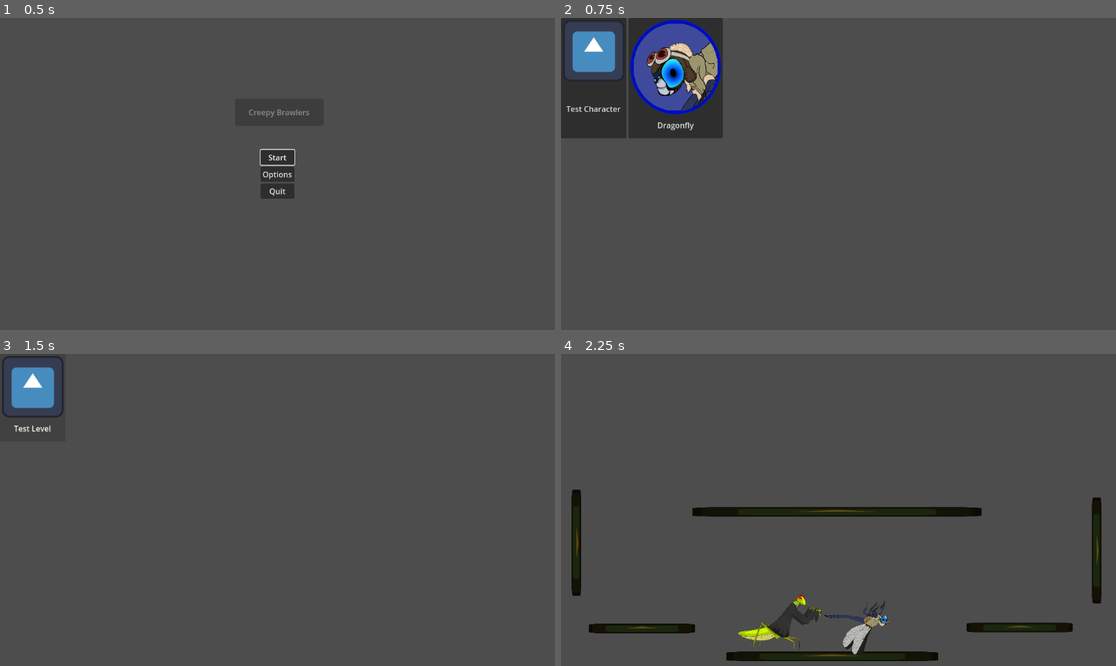
Above: before the commit, frames 1-4 (two rows, left to right).
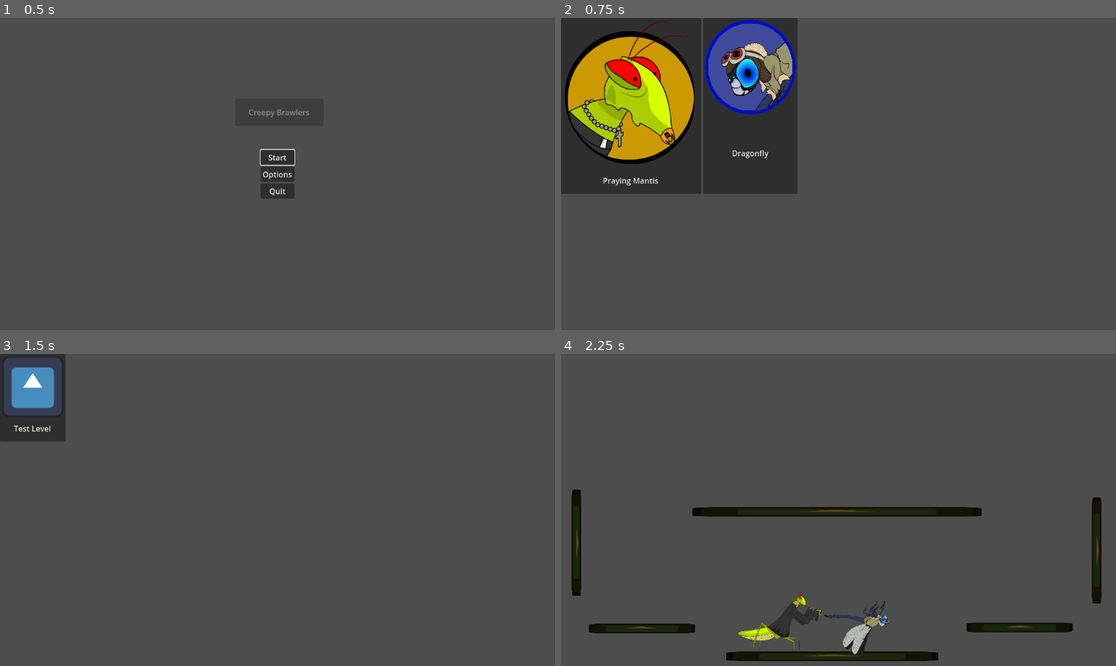
Above: after the commit, the same moments.

Repository: ragegaming23/Bug_Game
Game: Godot game, scene res://UI/menu.tscn
Same seed, same stepped clock (60 frames per second), same inputs: the game is played once before the commit and once after it. The engine's default icon, where the game draws it, is replaced by a stand-in: a white triangle on a blue panel in a dark square.
Inputs:
- Up to frame 1 (0.5 s): no input
- Up to frame 2 (0.75 s): click "Start" at 0.5 s
- Up to frame 3 (1.5 s): click "Test Character" (after the commit: "Praying Mantis") at 1.25 s
- Up to frame 4 (2.25 s): click "Test Level" at 2 s

Frame 1 is identical in both runs. In frame 2, 22% of the frame differs, in the area x 0-43%, y 0-57%; in frame 3, less than 0.1%; in frame 4, nothing differs.

Commit message:
more bones
gosh i love bones

Diff:
--- a/Praying Mantis/Praying_Mantis_Sprite_Sheet/Praying_Mantis_Scene.tscn
+++ b/Praying Mantis/Praying_Mantis_Sprite_Sheet/Praying_Mantis_Scene.tscn
@@ -1,17 +1,11 @@
-[gd_scene load_steps=3 format=3 uid="uid://cc17nm7lpoj78"]
-
-[ext_resource type="Texture2D" uid="uid://divm1nwem6dk8" path="res://Praying Mantis/Praying_Mantis_Sprite_Sheet/Praying_Mantis_idle-(1).png" id="1_82deu"]
+[gd_scene load_steps=2 format=3 uid="uid://cc17nm7lpoj78"]
+
 [ext_resource type="Texture2D" uid="uid://cvukibw8c8hrw" path="res://Praying Mantis/Praying_Mantis_Sprite_Sheet/Praying_Mantis_split.png" id="2_13j6u"]
 
 [node name="PrayingMantisScene" type="Node2D"]
 
-[node name="PrayingMantisIdle-(1)" type="Sprite2D" parent="."]
-modulate = Color(1, 1, 1, 0.380392)
-position = Vector2(28, -296)
-texture = ExtResource("1_82deu")
-metadata/_edit_lock_ = true
-
 [node name="Body_Parts" type="Node2D" parent="."]
+metadata/_edit_group_ = true
 metadata/_edit_lock_ = true
 
 [node name="neck" type="Polygon2D" parent="Body_Parts"]
@@ -19,221 +13,216 @@
 texture = ExtResource("2_13j6u")
 polygon = PackedVector2Array(840.163, 239.516, 850.753, 216.52, 860.645, 197.102, 870.531, 175.867, 842.708, 157.197, 826.965, 162.323, 805.729, 168.547, 785.592, 178.067, 771.313, 185.755, 765.454, 192.712, 776.436, 215.407, 811.585, 238.108)
 uv = PackedVector2Array(840.163, 239.516, 850.753, 216.52, 860.645, 197.102, 870.531, 175.867, 842.708, 157.197, 826.965, 162.323, 805.729, 168.547, 785.592, 178.067, 771.313, 185.755, 765.454, 192.712, 776.436, 215.407, 811.585, 238.108)
-metadata/_edit_lock_ = true
 
 [node name="backbicep" type="Polygon2D" parent="Body_Parts"]
 position = Vector2(-691, -799)
 texture = ExtResource("2_13j6u")
 polygon = PackedVector2Array(882.295, 545.575, 925.462, 555.935, 956.541, 517.949, 947.045, 480.826, 760.307, 343.037, 714.724, 405.714)
 uv = PackedVector2Array(882.295, 545.575, 925.462, 555.935, 956.541, 517.949, 947.045, 480.826, 760.307, 343.037, 714.724, 405.714)
-metadata/_edit_lock_ = true
 
 [node name="backwrist" type="Polygon2D" parent="Body_Parts"]
 position = Vector2(-789, -889)
 texture = ExtResource("2_13j6u")
 polygon = PackedVector2Array(986.029, 578.207, 1048.71, 466.433, 1065.42, 437.18, 1108.25, 458.072, 1124.97, 544.776, 1114.52, 600.141, 1087.36, 603.28, 1075.87, 553.138, 1033.04, 615.815)
 uv = PackedVector2Array(986.029, 578.207, 1048.71, 466.433, 1065.42, 437.18, 1108.25, 458.072, 1124.97, 544.776, 1114.52, 600.141, 1087.36, 603.28, 1075.87, 553.138, 1033.04, 615.815)
-metadata/_edit_lock_ = true
 
 [node name="Backknuckle" type="Polygon2D" parent="Body_Parts"]
 position = Vector2(-850, -899)
 texture = ExtResource("2_13j6u")
 polygon = PackedVector2Array(1132.61, 470.489, 1155.13, 451.728, 1181.4, 446.367, 1179.79, 472.098, 1163.71, 477.994, 1140.66, 494.076)
 uv = PackedVector2Array(1132.61, 470.489, 1155.13, 451.728, 1181.4, 446.367, 1179.79, 472.098, 1163.71, 477.994, 1140.66, 494.076)
-metadata/_edit_lock_ = true
 
 [node name="backpincer" type="Polygon2D" parent="Body_Parts"]
 position = Vector2(-898, -891)
 texture = ExtResource("2_13j6u")
 polygon = PackedVector2Array(1202.99, 443.819, 1236.73, 432.046, 1268.91, 527.012, 1234.38, 517.594)
 uv = PackedVector2Array(1202.99, 443.819, 1236.73, 432.046, 1268.91, 527.012, 1234.38, 517.594)
-metadata/_edit_lock_ = true
 
 [node name="backfoot2" type="Polygon2D" parent="Body_Parts"]
 position = Vector2(-568, -642)
 texture = ExtResource("2_13j6u")
 polygon = PackedVector2Array(324.56, 569.259, 351.363, 570.331, 348.147, 649.667, 335.817, 650.2, 328.313, 614.284)
 uv = PackedVector2Array(324.56, 569.259, 351.363, 570.331, 348.147, 649.667, 335.817, 650.2, 328.313, 614.284)
-metadata/_edit_lock_ = true
 
 [node name="Backthigh2" type="Polygon2D" parent="Body_Parts"]
 position = Vector2(-632, -640)
 texture = ExtResource("2_13j6u")
 polygon = PackedVector2Array(599.261, 489.258, 615.771, 494.565, 625.796, 485.131, 556.235, 411.1, 479.892, 359.729, 460.628, 371.145, 531.977, 437.499)
 uv = PackedVector2Array(599.261, 489.258, 615.771, 494.565, 625.796, 485.131, 556.235, 411.1, 479.892, 359.729, 460.628, 371.145, 531.977, 437.499)
-metadata/_edit_lock_ = true
 
 [node name="backknee2" type="Polygon2D" parent="Body_Parts"]
 position = Vector2(-603, -642)
 texture = ExtResource("2_13j6u")
 polygon = PackedVector2Array(437.59, 364.351, 465.304, 375.555, 419.28, 493.852, 385.093, 598.317, 353.754, 579.324, 381.298, 474.856)
 uv = PackedVector2Array(437.59, 364.351, 465.304, 375.555, 419.28, 493.852, 385.093, 598.317, 353.754, 579.324, 381.298, 474.856)
-metadata/_edit_lock_ = true
 
 [node name="underbelly" type="Polygon2D" parent="Body_Parts"]
 position = Vector2(-490, -361)
 texture = ExtResource("2_13j6u")
 polygon = PackedVector2Array(50.4562, 214.969, 105.821, 194.077, 182.078, 193.032, 279.228, 189.898, 363.842, 175.273, 481.884, 147.069, 486.063, 173.184, 443.233, 225.415, 383.69, 265.111, 298.031, 278.691, 183.123, 270.334, 69.2593, 240.04)
 uv = PackedVector2Array(50.4562, 214.969, 105.821, 194.077, 182.078, 193.032, 279.228, 189.898, 363.842, 175.273, 481.884, 147.069, 486.063, 173.184, 443.233, 225.415, 383.69, 265.111, 298.031, 278.691, 183.123, 270.334, 69.2593, 240.04)
-metadata/_edit_lock_ = true
 
 [node name="backhip" type="Polygon2D" parent="Body_Parts"]
 position = Vector2(-392, -518)
 texture = ExtResource("2_13j6u")
 polygon = PackedVector2Array(297.755, 340.737, 358.343, 313.577, 427.288, 310.443, 429.377, 337.603, 384.458, 398.191, 332.227, 430.574, 302.978, 375.21)
 uv = PackedVector2Array(297.755, 340.737, 358.343, 313.577, 427.288, 310.443, 429.377, 337.603, 384.458, 398.191, 332.227, 430.574, 302.978, 375.21)
-metadata/_edit_lock_ = true
 
 [node name="thorax" type="Polygon2D" parent="Body_Parts"]
 position = Vector2(-531, -309)
 texture = ExtResource("2_13j6u")
 polygon = PackedVector2Array(519.689, 19.4197, 539.31, 117.524, 407.446, 157.55, 265.39, 181.88, 118.123, 185.237, 51.0551, 146.708, 110.262, 104.621, 242.257, 88.9241, 354.265, 64.672, 437.743, 39.6999)
 uv = PackedVector2Array(519.689, 19.4197, 539.31, 117.524, 407.446, 157.55, 265.39, 181.88, 118.123, 185.237, 51.0551, 146.708, 110.262, 104.621, 242.257, 88.9241, 354.265, 64.672, 437.743, 39.6999)
-metadata/_edit_lock_ = true
 
 [node name="fronthip3" type="Polygon2D" parent="Body_Parts"]
 position = Vector2(-594, -594)
 texture = ExtResource("2_13j6u")
 polygon = PackedVector2Array(604.812, 436.884, 660.562, 425.627, 661.098, 474.408, 646.088, 488.345, 620.893, 467.439)
 uv = PackedVector2Array(604.812, 436.884, 660.562, 425.627, 661.098, 474.408, 646.088, 488.345, 620.893, 467.439)
-metadata/_edit_lock_ = true
 
 [node name="frontfoot2" type="Polygon2D" parent="Body_Parts"]
 position = Vector2(-649, -643)
 texture = ExtResource("2_13j6u")
 polygon = PackedVector2Array(820.743, 520.483, 837.498, 521.734, 841.913, 650.889, 832.151, 648.938, 824.096, 628.434)
 uv = PackedVector2Array(820.743, 520.483, 837.498, 521.734, 841.913, 650.889, 832.151, 648.938, 824.096, 628.434)
-metadata/_edit_lock_ = true
 
 [node name="frontknee2" type="Polygon2D" parent="Body_Parts"]
 position = Vector2(-625, -626)
 texture = ExtResource("2_13j6u")
 polygon = PackedVector2Array(659.171, 476.969, 761.2, 490.525, 816.852, 502.655, 816.852, 524.773, 706.975, 516.211, 710.542, 529.054, 658.458, 511.93)
 uv = PackedVector2Array(659.171, 476.969, 761.2, 490.525, 816.852, 502.655, 816.852, 524.773, 706.975, 516.211, 710.542, 529.054, 658.458, 511.93)
-metadata/_edit_lock_ = true
 
 [node name="fronthip2" type="Polygon2D" parent="Body_Parts"]
 position = Vector2(-489, -725)
 texture = ExtResource("2_13j6u")
 polygon = PackedVector2Array(467.195, 479.421, 501.395, 439.914, 524.982, 440.504, 550.337, 472.935, 546.21, 540.746, 543.185, 554.371, 543.487, 567.382, 540.156, 600.369, 525.935, 616.709, 507.477, 615.801, 492.045, 568.597, 484.177, 521.081)
 uv = PackedVector2Array(467.195, 479.421, 501.395, 439.914, 524.982, 440.504, 550.337, 472.935, 546.21, 540.746, 543.185, 554.371, 543.487, 567.382, 540.156, 600.369, 525.935, 616.709, 507.477, 615.801, 492.045, 568.597, 484.177, 521.081)
-metadata/_edit_lock_ = true
 
 [node name="frontknee" type="Polygon2D" parent="Body_Parts"]
 position = Vector2(-518, -680)
 texture = ExtResource("2_13j6u")
 polygon = PackedVector2Array(548.627, 537.463, 576.416, 550.351, 650.92, 590.627, 655.753, 602.709, 653.336, 610.763, 634.004, 609.958, 549.831, 568.072, 543.383, 559.613, 544.591, 541.892)
 uv = PackedVector2Array(548.627, 537.463, 576.416, 550.351, 650.92, 590.627, 655.753, 602.709, 653.336, 610.763, 634.004, 609.958, 549.831, 568.072, 543.383, 559.613, 544.591, 541.892)
-metadata/_edit_lock_ = true
 
 [node name="frontfoot" type="Polygon2D" parent="Body_Parts"]
 position = Vector2(-549, -656)
 texture = ExtResource("2_13j6u")
 polygon = PackedVector2Array(666.658, 572.411, 683.276, 571.875, 681.668, 658.18, 670.947, 659.252, 668.267, 641.562)
 uv = PackedVector2Array(666.658, 572.411, 683.276, 571.875, 681.668, 658.18, 670.947, 659.252, 668.267, 641.562)
-metadata/_edit_lock_ = true
 
 [node name="backknee" type="Polygon2D" parent="Body_Parts"]
 position = Vector2(-354, -620)
 texture = ExtResource("2_13j6u")
 polygon = PackedVector2Array(130.697, 334.884, 166.8, 346.657, 119.218, 474.39, 80.0347, 575.51, 43.379, 557.814, 87.6186, 427.623)
 uv = PackedVector2Array(130.697, 334.884, 166.8, 346.657, 119.218, 474.39, 80.0347, 575.51, 43.379, 557.814, 87.6186, 427.623)
-metadata/_edit_lock_ = true
 
 [node name="backfoot" type="Polygon2D" parent="Body_Parts"]
 position = Vector2(-333, -633)
 texture = ExtResource("2_13j6u")
 polygon = PackedVector2Array(30.33, 564.373, 54.3291, 565.021, 51.086, 646.748, 40.0594, 638.316, 34.2217, 608.479)
 uv = PackedVector2Array(30.33, 564.373, 54.3291, 565.021, 51.086, 646.748, 40.0594, 638.316, 34.2217, 608.479)
-metadata/_edit_lock_ = true
 
 [node name="polygon5" type="Polygon2D" parent="Body_Parts"]
 texture = ExtResource("2_13j6u")
-metadata/_edit_lock_ = true
 
 [node name="Robe" type="Polygon2D" parent="Body_Parts"]
 position = Vector2(-558, -501)
 texture = ExtResource("2_13j6u")
 polygon = PackedVector2Array(383.842, 273.944, 443.489, 321.356, 513.843, 370.298, 602.55, 390.18, 646.903, 356.533, 656.08, 266.297, 672.894, 195.949, 712.659, 101.124, 740.184, 52.1858, 695.83, 33.8327, 653.006, -7.46189, 587.241, 75.1272, 509.24, 173.011, 438.891, 228.068)
 uv = PackedVector2Array(383.842, 273.944, 443.489, 321.356, 513.843, 370.298, 602.55, 390.18, 646.903, 356.533, 656.08, 266.297, 672.894, 195.949, 712.659, 101.124, 740.184, 52.1858, 695.83, 33.8327, 653.006, -7.46189, 587.241, 75.1272, 509.24, 173.011, 438.891, 228.068)
-metadata/_edit_lock_ = true
 
 [node name="necklace" type="Polygon2D" parent="Body_Parts"]
 position = Vector2(-729, -631)
 texture = ExtResource("2_13j6u")
 polygon = PackedVector2Array(880.68, 124.497, 862.843, 115.222, 850.714, 132.345, 867.838, 161.598, 897.091, 173.014, 899.945, 191.565, 916.355, 189.424, 917.782, 147.329, 897.091, 157.317, 875.686, 143.048)
 uv = PackedVector2Array(880.68, 124.497, 862.843, 115.222, 850.714, 132.345, 867.838, 161.598, 897.091, 173.014, 899.945, 191.565, 916.355, 189.424, 917.782, 147.329, 897.091, 157.317, 875.686, 143.048)
-metadata/_edit_lock_ = true
 
 [node name="backeye" type="Polygon2D" parent="Body_Parts"]
 position = Vector2(-873, -657)
 texture = ExtResource("2_13j6u")
 polygon = PackedVector2Array(1055.9, 89.8227, 1087.75, 88.3582, 1107.89, 107.397, 1107.89, 137.054, 1081.9, 140.349, 1058.46, 117.649)
 uv = PackedVector2Array(1055.9, 89.8227, 1087.75, 88.3582, 1107.89, 107.397, 1107.89, 137.054, 1081.9, 140.349, 1058.46, 117.649)
-metadata/_edit_lock_ = true
 
 [node name="head" type="Polygon2D" parent="Body_Parts"]
 position = Vector2(-781, -657)
 texture = ExtResource("2_13j6u")
 polygon = PackedVector2Array(933.515, 159.755, 930.92, 130.567, 949.73, 98.1355, 963.355, 82.5651, 1004.22, 104.618, 1024.97, 132.509, 1032.11, 173.373, 1039.24, 207.757, 1020.43, 217.486, 988.652, 190.893, 972.436, 187.649, 963.355, 166.245, 943.897, 170.136)
 uv = PackedVector2Array(933.515, 159.755, 930.92, 130.567, 949.73, 98.1355, 963.355, 82.5651, 1004.22, 104.618, 1024.97, 132.509, 1032.11, 173.373, 1039.24, 207.757, 1020.43, 217.486, 988.652, 190.893, 972.436, 187.649, 963.355, 166.245, 943.897, 170.136)
-metadata/_edit_lock_ = true
 
 [node name="fronteye" type="Polygon2D" parent="Body_Parts"]
 position = Vector2(-723, -630)
 texture = ExtResource("2_13j6u")
 polygon = PackedVector2Array(881.743, 71.6373, 904.3, 68.3363, 923.281, 73.838, 935.109, 94.194, 931.808, 112.624, 909.527, 116.476, 883.394, 98.0451)
 uv = PackedVector2Array(881.743, 71.6373, 904.3, 68.3363, 923.281, 73.838, 935.109, 94.194, 931.808, 112.624, 909.527, 116.476, 883.394, 98.0451)
-metadata/_edit_lock_ = true
 
 [node name="antennae" type="Polygon2D" parent="Body_Parts"]
 position = Vector2(-836, -641)
 texture = ExtResource("2_13j6u")
 polygon = PackedVector2Array(1019.13, 81.3372, 1025.18, 62.8109, 1036.45, 45.4929, 1052.16, 32.2022, 1073.1, 24.9528, 1 …(245 unchanged characters)…
 uv = PackedVector2Array(1019.13, 81.3372, 1025.18, 62.8109, 1036.45, 45.4929, 1052.16, 32.2022, 1073.1, 24.9528, 1082.3 …(240 unchanged characters)…
-metadata/_edit_lock_ = true
 
 [node name="frontbicep" type="Polygon2D" parent="Body_Parts"]
 position = Vector2(-728, -719)
 texture = ExtResource("2_13j6u")
 polygon = PackedVector2Array(786.181, 318.919, 975.565, 480.307, 1007.74, 458.474, 1030.72, 417.107, 833.538, 254.051)
 uv = PackedVector2Array(786.181, 318.919, 975.565, 480.307, 1007.74, 458.474, 1030.72, 417.107, 833.538, 254.051)
-metadata/_edit_lock_ = true
 
 [node name="frontwrist" type="Polygon2D" parent="Body_Parts"]
 position = Vector2(-761, -687)
 texture = ExtResource("2_13j6u")
 polygon = PackedVector2Array(1044.88, 407.067, 1000.24, 358.635, 1122.75, 245.623, 1139.85, 267.465, 1153.14, 302.602, 1151.24, 357.682, 1142.69, 390.924, 1117.05, 421.313, 1097.11, 408.968, 1099.96, 365.284)
 uv = PackedVector2Array(1044.88, 407.067, 1000.24, 358.635, 1122.75, 245.623, 1139.85, 267.465, 1153.14, 302.602, 1151.24, 357.682, 1142.69, 390.924, 1117.05, 421.313, 1097.11, 408.968, 1099.96, 365.284)
-metadata/_edit_lock_ = true
 
 [node name="frontknuckle" type="Polygon2D" parent="Body_Parts"]
 position = Vector2(-794, -693)
 texture = ExtResource("2_13j6u")
 polygon = PackedVector2Array(1146.62, 274.173, 1174.97, 269.299, 1205.09, 277.717, 1205.98, 298.096, 1175.86, 294.109, 1150.6, 298.096)
 uv = PackedVector2Array(1146.62, 274.173, 1174.97, 269.299, 1205.09, 277.717, 1205.98, 298.096, 1175.86, 294.109, 1150.6, 298.096)
-metadata/_edit_lock_ = true
 
 [node name="frontpincer" type="Polygon2D" parent="Body_Parts"]
 position = Vector2(-841, -690)
 texture = ExtResource("2_13j6u")
 polygon = PackedVector2Array(1227, 263.368, 1254.89, 274.394, 1254.25, 320.447, 1241.92, 369.743, 1219.87, 350.284, 1228.95, 312.015)
 uv = PackedVector2Array(1227, 263.368, 1254.89, 274.394, 1254.25, 320.447, 1241.92, 369.743, 1219.87, 350.284, 1228.95, 312.015)
-metadata/_edit_lock_ = true
 
 [node name="backthigh" type="Polygon2D" parent="Body_Parts"]
 position = Vector2(-356, -552)
 texture = ExtResource("2_13j6u")
 polygon = PackedVector2Array(287.962, 437.98, 315.431, 439.549, 313.076, 418.359, 239.626, 329.089, 147.699, 257.011, 129.941, 279.992, 216.644, 369.829)
 uv = PackedVector2Array(287.962, 437.98, 315.431, 439.549, 313.076, 418.359, 239.626, 329.089, 147.699, 257.011, 129.941, 279.992, 216.644, 369.829)
-metadata/_edit_lock_ = true
 
 [node name="Skeleton2D" type="Skeleton2D" parent="."]
 
 [node name="thorax" type="Bone2D" parent="Skeleton2D"]
-position = Vector2(-124, -201)
-rotation = 0.061541
+position = Vector2(-416, -159)
+rotation = 0.747348
 scale = Vector2(2, 2)
 auto_calculate_length_and_angle = false
 length = 154.243
 bone_angle = 168.649
+
+[node name="robe" type="Bone2D" parent="Skeleton2D/thorax"]
+position = Vector2(103.596, -137.58)
+rotation = -1.60936
+scale = Vector2(6.58943, 64.2753)
+auto_calculate_length_and_angle = false
+length = 596.717
+bone_angle = 0.0
+
+[node name="neck" type="Bone2D" parent="Skeleton2D/thorax/robe"]
+position = Vector2(23.5691, -0.128934)
+rotation = 0.0427756
+scale = Vector2(0.321295, 0.0536189)
+auto_calculate_length_and_angle = false
+length = 172.676
+bone_angle = 0.0
+
+[node name="head" type="Bone2D" parent="Skeleton2D/thorax/robe/neck"]
+position = Vector2(17.6152, -0.907276)
+rotation = 1.36185
+scale = Vector2(0.401657, 5.10721)
+
+[node name="frontbicep" type="Bone2D" parent="Skeleton2D"]
+position = Vector2(99, -418)
+rotation = 0.692187
+scale = Vector2(12.6906, -53.0036)
--- a/UI/character_selection.tscn
+++ b/UI/character_selection.tscn
@@ -1,7 +1,7 @@
 [gd_scene load_steps=4 format=3 uid="uid://lgipcsgc5s1w"]
 
 [ext_resource type="Script" uid="uid://c20anioq5clld" path="res://UI/character_selection.gd" id="1_3gqe6"]
-[ext_resource type="Texture2D" uid="uid://dvsveegw4gw6t" path="res://icon.svg" id="2_is55k"]
+[ext_resource type="Texture2D" uid="uid://g6mnk0vwpcw1" path="res://Praying Mantis/Mantis_Other/Mantis_Icon2.png" id="2_is55k"]
 [ext_resource type="Texture2D" uid="uid://dbe1ywgkmkpx3" path="res://Dragonfly/Dragonfly_Close-up.png" id="3_is55k"]
 
 [node name="Character selection" type="Control"]
@@ -20,7 +20,7 @@
 
 [node name="Test character" type="Button" parent="BoxContainer"]
 layout_mode = 2
-text = "Test Character"
+text = "Praying Mantis"
 icon = ExtResource("2_is55k")
 icon_alignment = 1
 vertical_icon_alignment = 0
Not shown, added: Praying Mantis/Mantis_Other/Mantis_Icon2.png.import
Not shown, changed: README.md
